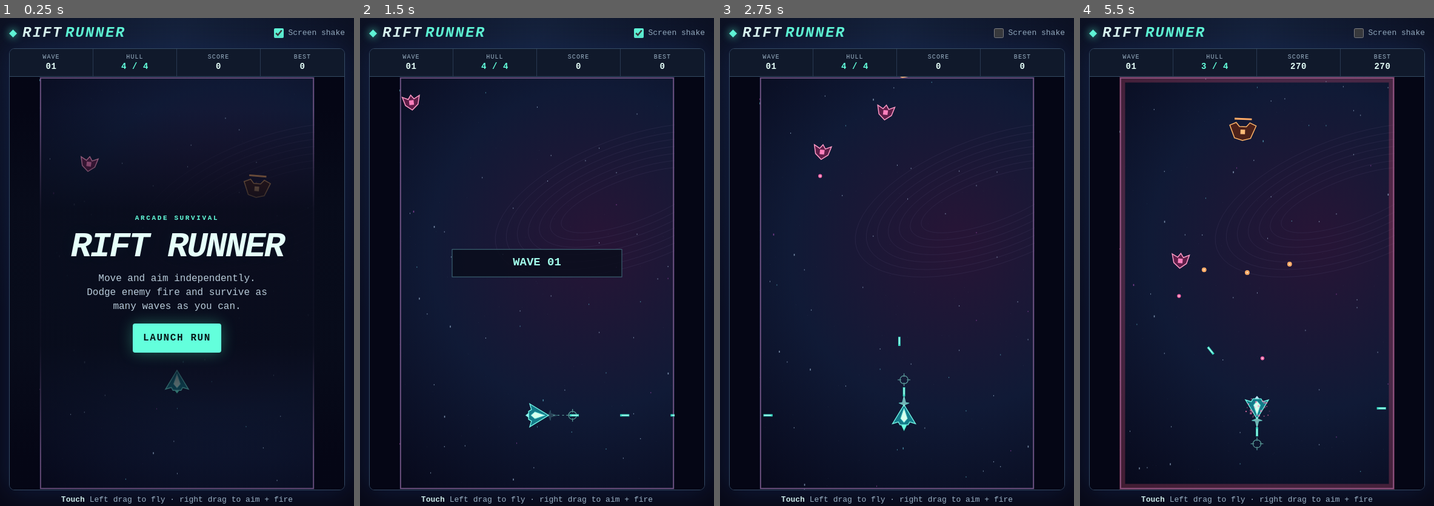
Above: before the commit, frames 1-4 (left to right).
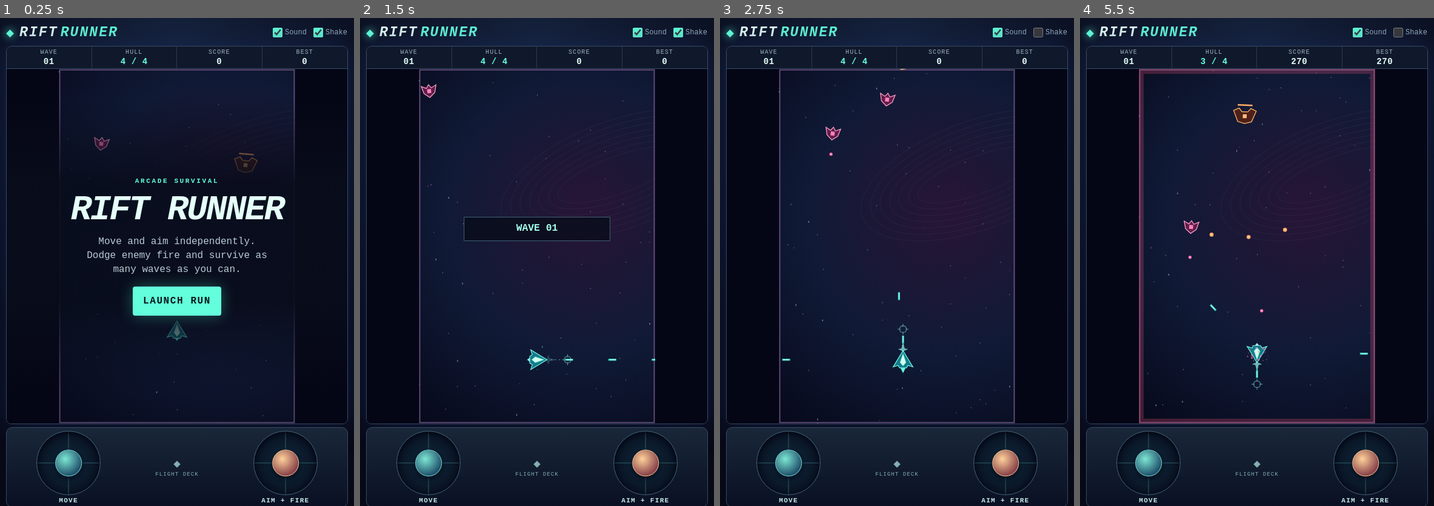
Above: after the commit, the same moments.

Repository: gambizt3-dev/rift-runner
Game: browser game, page index.html
Two runs of this game, one before a commit and one after it. Both use one fixed random seed, a clock stepped at 60 frames per second and the inputs below.
Inputs (mouse positions are in pixels of both pictures, inside the frame that each line leads up to; where the layout moved, square brackets give the same spot in the first picture):
- Up to frame 1 (0.25 s): no input
- Up to frame 2 (1.5 s): click "LAUNCH RUN" at 0.27 s; hold Right from 1.03 s (still down); click (537, 281) [537, 325] at 1.07 s; tap Space at 1.1 s
- Up to frame 3 (2.75 s): release Right at 1.53 s; hold Down 1.58-1.85 s; tap Space at 1.6, 2.1, 2.6 s; click (829, 213) [829, 242] at 1.67 s; hold Left 1.9-2.47 s; click (1038, 32) [999, 32] at 2.02 s; click (964, 193) [964, 222] at 2.27 s; tap D at 2.52 s; hold Up from 2.52 s (still down)
- Up to frame 4 (5.5 s): release Up at 2.82 s; click (1306, 315) [1306, 364] at 2.87 s; hold Right 2.87-3.53 s; tap Space every 0.5 s from 3.1 to 5.1 s; click (1172, 335) [1172, 384] at 3.47 s; tap A at 3.52 s; hold Up 3.58-3.82 s; hold Left 3.87-4.3 s; click (1257, 174) [1257, 198] at 4.07 s; hold Down 4.35-4.68 s; click (1147, 462) at 4.52 s, where only the run after the commit has a clickable "Move joystick"; tap W at 4.52 s; click (1359, 262) [1356, 305] at 4.67 s; hold Right 4.73-5.23 s; click (1154, 247) [1157, 281] at 5.27 s; hold Down from 5.28 s (still down)

The runs differ from the first frame. In frame 1, 15% of the frame differs, in the area x 1-99%, y 1-100%; in frame 2, 14%; in frame 3, 14%; in frame 4, 19%.

Commit message:
Move touch controls below the arena and add arcade sound

Diff:
--- a/game.js
+++ b/game.js
@@ -1,6 +1,6 @@
 'use strict';
 (() => {
-const canvas=document.getElementById('game'),hud=document.ge …(74 unchanged characters)… =document.getElementById('screen-shake');
+const canvas=document.getElementById('game'),hud=document.ge …(74 unchanged characters)… =document.getElementById('screen-shake'),movePad=document.getElementById('move-pad'),aimPad=document.getElementById('aim-pad'),soundSwitch=document.getElementById('sound-on');
 if(!canvas||!hud||!overlay)return;
 const g=canvas.getContext('2d',{alpha:false});
 if(!g){overlay.textContent='This browser cannot display the game canvas.';return;}
@@ -10,6 +10,49 @@
 const motion=window.matchMedia?.('(prefers-reduced-motion: reduce)');
 if(shakeSwitch&&motion?.matches)shakeSwitch.checked=false;
 motion?.addEventListener?.('change',e=>{if(e.matches&&shakeSwitch)shakeSwitch.checked=false;});
+const soundKey='rift-runner.sound.v1';
+function preferredSound(){try{const stored=localStorage.getItem(soundKey);if(stored==='on'||stored==='off')return stored==='on';}catch{}return soundSwitch?.checked??true;}
+let soundOn=preferredSound(),audio=null,master=null,openingAudio=false;
+const voices=new Set(),masterLevel=.28;
+if(soundSwitch)soundSwitch.checked=soundOn;
+function unlockAudio(){
+ if(!soundOn)return;
+ try{
+  if(!audio||audio.state==='closed'){
+   const AudioCtx=window.AudioContext||window.webkitAudioContext;if(!AudioCtx)return;
+   audio=new AudioCtx();master=audio.createGain();master.gain.value=masterLevel;master.connect(audio.destination);
+  }
+  if(audio.state!=='running'&&!openingAudio){
+   openingAudio=true;
+   Promise.resolve(audio.resume()).catch(()=>{}).finally(()=>{openingAudio=false;});
+  }
+ }catch{openingAudio=false;}
+}
+soundSwitch?.addEventListener('change',()=>{
+ soundOn=soundSwitch.checked;
+ try{localStorage.setItem(soundKey,soundOn?'on':'off');}catch{}
+ if(master){try{master.gain.value=soundOn?masterLevel:0;}catch{}}
+ if(soundOn)unlockAudio();
+});
+function tone(type,from,to,duration,volume,delay=0){
+ if(!soundOn||!master||audio?.state!=='running'||voices.size>=11||document.hidden)return;
+ let note,level;
+ try{
+  const t=audio.currentTime+delay;
+  note=audio.createOscillator();level=audio.createGain();note.type=type;
+  note.frequency.setValueAtTime(from,t);note.frequency.exponentialRampToValueAtTime(to,t+duration);
+  level.gain.setValueAtTime(.001,t);level.gain.linearRampToValueAtTime(volume,t+.007);level.gain.exponentialRampToValueAtTime(.001,t+duration);
+  note.connect(level);level.connect(master);voices.add(note);
+  note.onended=()=>{voices.delete(note);try{note.disconnect();level.disconnect();}catch{}};
+  note.start(t);note.stop(t+duration+.012);
+ }catch{if(note)voices.delete(note);try{note?.disconnect();level?.disconnect();}catch{}}
+}
+function sound(kind){
+ if(kind==='shot')tone('square',490,210,.065,.12);
+ if(kind==='hit')tone('triangle',730,160,.067,.15);
+ if(kind==='blast'){tone('sawtooth',145,43,.19,.20);tone('triangle',82,33,.22,.20,.017);}
+ if(kind==='damage'){tone('square',218,66,.14,.17);tone('triangle',290,110,.17,.18,.025);}
+}
 const stars=Array.from({length:150},(_,i)=>({x:(i*107+i*i*11)%W,y:(i*173+i*i*7)%H,r:i%17===0?1.65:i%3===0?1.04:.44,d:18+(i%13)*7,h:i%5===0?'#67c3d6':i%7===0?'#b853c2':'#b4d1ed'}));
 let best=past(),state='menu',p,wave,score,remaining,spawnIn,shotDue,elapsed=0,last=0,flash=0,shake=0,frame=0,nextWaveIn=0,waveCue=0,movePtr=null,aimPtr=null,mousePtr=null,mousePoint=null,tapAim=null,scale=1,dx=0,dy=0,cssScale=1,viewW=1,viewH=1,hiDpi=1;
 let shots=[],foeShots=[],foes=[],sparks=[],recoil=0,shotKick=0;
@@ -25,7 +68,12 @@
 function menu(title,copy,action,label,kicker){
  overlay.hidden=false;overlay.innerHTML='<p class="rift-kicker">'+kicker+'</p><h2>'+title+'</h2><p>'+copy+'</p>'+button(label,action,action==='start'?'start':'');
 }
-function clearInput(){keys.clear();movePtr=null;aimPtr=null;mousePtr=null;mousePoint=null;tapAim=null;}
+function clearInput(){
+ const release=[[movePad,movePtr?.id],[aimPad,aimPtr?.id],[canvas,mousePtr]];
+ keys.clear();movePtr=null;aimPtr=null;mousePtr=null;mousePoint=null;tapAim=null;
+ showStick(movePad);showStick(aimPad);
+ for(const [pad,id] of release)if(id!==null&&id!==undefined){try{pad?.releasePointerCapture?.(id);}catch{}}
+}
 function record(){if(score>best){best=score;try{localStorage.setItem(save,String(best));}catch{}}}
 function liveFocus(){canvas.focus({preventScroll:true});}
 function start(){
@@ -51,15 +99,15 @@
 overlay.addEventListener('click',ev=>{
  const bt=ev.target.closest('[data-rift]');if(!bt)return;
  const a=bt.dataset.rift;
- if(a==='start'&&['menu','dead'].includes(state))start();
- else if(a==='resume'&&state==='pause')pause();
+ if(a==='start'&&['menu','dead'].includes(state)){unlockAudio();start();}
+ else if(a==='resume'&&state==='pause'){unlockAudio();pause();}
 });
 const keyAim=()=>[Number(has('ArrowRight'))-Number(has('ArrowLeft')),Number(has('ArrowDown'))-Number(has('ArrowUp'))];
 const flightKeys=new Set(['KeyA','KeyW','KeyD','KeyS','ArrowUp','ArrowDown','ArrowLeft','ArrowRight','Space']);
 window.addEventListener('keydown',e=>{
  if(['Escape','KeyP'].includes(e.code)&&!e.repeat&&['play','pause'].includes(state)){e.preventDefault();pause();return;}
  if(state!=='play'||!flightKeys.has(e.code)||e.code==='Space'&&document.activeElement!==canvas)return;
- e.preventDefault();keys.add(e.code);
+ e.preventDefault();if(!e.repeat)unlockAudio();keys.add(e.code);
  if(!e.repeat&&e.code.startsWith('Arrow')){const [x,y]=keyAim();if(x||y)tapAim=p.aim=Math.atan2(y,x);}
  if(!e.repeat&&e.code==='Space')tapAim=p.aim;
 },{passive:false});
@@ -74,41 +122,54 @@
  const vx=x-p.x,vy=y-p.y;
  return Math.hypot(vx,vy)>9?Math.atan2(vy,vx):p.aim;
 }
-function capture(e){try{canvas.setPointerCapture(e.pointerId);}catch{}}
+function capture(pad,e){try{pad.setPointerCapture(e.pointerId);}catch{}}
+function showStick(pad,v=null){
+ if(!pad)return;
+ pad.style.setProperty('--stick-x',(v?.dx??0).toFixed(1)+'px');
+ pad.style.setProperty('--stick-y',(v?.dy??0).toFixed(1)+'px');
+ if(v)pad.dataset.active='true';else delete pad.dataset.active;
+}
+function stickVector(pad,e){
+ const box=pad.getBoundingClientRect(),x=e.clientX-box.left-box.width/2,y=e.clientY-box.top-box.height/2,m=Math.hypot(x,y);
+ const radius=clamp(Math.min(box.width,box.height)*.30,13,34),dead=radius*.19;
+ const power=clamp((m-dead)/(radius-dead),0,1),u=m?x/m:0,v=m?y/m:0;
+ return {x:u*power,y:v*power,dx:u*Math.min(radius,m),dy:v*Math.min(radius,m),angle:m>dead?Math.atan2(y,x):null};
+}
+function connectPad(pad,forAim){
+ if(!pad)return;
+ const update=e=>{
+  const cursor=forAim?aimPtr:movePtr;
+  const v=stickVector(pad,e);Object.assign(cursor,v);showStick(pad,v);
+  if(forAim&&v.angle!==null){p.aim=v.angle;if(tapAim!==null)tapAim=p.aim;}
+ };
+ pad.addEventListener('pointerdown',e=>{
+  if(state!=='play'||e.button>0||(forAim?aimPtr:movePtr))return;
+  const other=forAim?movePtr:aimPtr;if(other?.id===e.pointerId)return;
+  e.preventDefault();unlockAudio();capture(pad,e);
+  if(forAim){aimPtr={id:e.pointerId};tapAim=p.aim;}else movePtr={id:e.pointerId};
+  update(e);
+ });
+ pad.addEventListener('pointermove',e=>{
+  if(state!=='play'||(forAim?aimPtr:movePtr)?.id!==e.pointerId)return;
+  e.preventDefault();update(e);
+ });
+ for(const event of ['pointercancel','pointerup','lostpointercapture'])pad.addEventListener(event,e=>{
+  if((forAim?aimPtr:movePtr)?.id!==e.pointerId)return;
+  if(forAim){aimPtr=null;if(event!=='pointerup')tapAim=null;}else movePtr=null;
+  showStick(pad);
+ });
+}
+connectPad(movePad,false);connectPad(aimPad,true);
 canvas.addEventListener('pointerdown',e=>{
- if(state!=='play'||e.button>0)return;
- const field=fieldPoint(e);
- if(e.pointerType==='mouse'){
-  if(mousePtr!==null)return;
-  e.preventDefault();liveFocus();mousePtr=e.pointerId;mousePoint=field;p.aim=angleTo(field.x,field.y);tapAim=p.aim;capture(e);return;
- }
- if(field.x<W/2){
-  if(movePtr)return;
-  e.preventDefault();movePtr={id:e.pointerId,x:e.clientX,y:e.clientY};capture(e);
- }else{
-  if(aimPtr)return;
-  e.preventDefault();aimPtr={id:e.pointerId,x:e.clientX,y:e.clientY};p.aim=angleTo(field.x,field.y);tapAim=p.aim;capture(e);
- }
+ if(state!=='play'||e.pointerType!=='mouse'||e.button>0||mousePtr!==null)return;
+ const q=fieldPoint(e);e.preventDefault();liveFocus();unlockAudio();mousePtr=e.pointerId;mousePoint=q;p.aim=angleTo(q.x,q.y);tapAim=p.aim;capture(canvas,e);
 });
 canvas.addEventListener('pointermove',e=>{
- if(state!=='play')return;
- if(e.pointerType==='mouse'){
-  const q=fieldPoint(e);mousePoint=q;
-  if(!aimPtr)p.aim=angleTo(q.x,q.y);return;
- }
- if(movePtr?.id===e.pointerId){
-  e.preventDefault();const tx=(e.clientX-movePtr.x)/cssScale,ty=(e.clientY-movePtr.y)/cssScale;
-  p.x=clamp(p.x+tx*1.15,21,W-21);p.y=clamp(p.y+ty*1.15,45,H-25);p.vx=tx*12;p.vy=ty*12;
-  movePtr.x=e.clientX;movePtr.y=e.clientY;
- }else if(aimPtr?.id===e.pointerId){
-  e.preventDefault();const ax=e.clientX-aimPtr.x,ay=e.clientY-aimPtr.y;
-  if(Math.hypot(ax,ay)>7){p.aim=Math.atan2(ay,ax);if(tapAim!==null)tapAim=p.aim;}
- }
+ if(state!=='play'||e.pointerType!=='mouse')return;
+ const q=fieldPoint(e);mousePoint=q;if(!aimPtr)p.aim=angleTo(q.x,q.y);
 });
 for(const event of ['pointercancel','pointerup','lostpointercapture'])canvas.addEventListener(event,e=>{
- if(movePtr?.id===e.pointerId)movePtr=null;
- if(aimPtr?.id===e.pointerId){aimPtr=null;if(event==='pointercancel')tapAim=null;}
- if(mousePtr===e.pointerId){mousePtr=null;if(event==='pointercancel')tapAim=null;}
+ if(mousePtr===e.pointerId){mousePtr=null;if(event!=='pointerup')tapAim=null;}
 });
 function layout(){
  const box=canvas.getBoundingClientRect();
@@ -132,7 +193,7 @@
 const hit=(a,b,r)=>Math.hypot(a.x-b.x,a.y-b.y)<r;
 function damage(x,y){
  if(!p||p.inv>0)return;
- p.hp--;p.inv=.85;flash=.22;kick(.28);blast(x,y,'#ff79b1',26,1.2);
+ p.hp--;p.inv=.85;flash=.22;kick(.28);sound('damage');blast(x,y,'#ff79b1',26,1.2);
  updateHud();if(p.hp===0)dead();
 }
 function pew(f){
@@ -144,10 +205,8 @@
 }
 function simulate(dt){
  p.inv-=dt;spawnIn-=dt;shotDue-=dt;waveCue=Math.max(0,waveCue-dt);
- if(!movePtr){
-  const x=Number(has('KeyD'))-Number(has('KeyA')),y=Number(has('KeyS'))-Number(has('KeyW')),m=Math.hypot(x,y)||1;
-  p.vx=x/m*p.speed;p.vy=y/m*p.speed;p.x=clamp(p.x+p.vx*dt,21,W-21);p.y=clamp(p.y+p.vy*dt,42,H-24);
- }else p.vx*=Math.pow(.05,dt);
+ const x=movePtr?.x??(Number(has('KeyD'))-Number(has('KeyA'))),y=movePtr?.y??(Number(has('KeyS'))-Number(has('KeyW'))),m=Math.max(1,Math.hypot(x,y));
+ p.vx=x/m*p.speed;p.vy=y/m*p.speed;p.x=clamp(p.x+p.vx*dt,21,W-21);p.y=clamp(p.y+p.vy*dt,42,H-24);
  if(nextWaveIn>0){nextWaveIn-=dt;if(nextWaveIn<=0){wave++;beginWave();}}
  if(remaining>0&&spawnIn<=0){enter();remaining--;spawnIn=Math.max(.33,1.04-wave*.055);}
  const [ax,ay]=keyAim();
@@ -157,7 +216,7 @@
   const a=(ax||ay||aimPtr||mousePtr!==null||has('Space'))?p.aim:tapAim;
   const ux=Math.cos(a),uy=Math.sin(a);p.aim=a;
   shots.push({x:p.x+ux*20,y:p.y+uy*20,vx:ux*480,vy:uy*480,a,d:p.damage});
-  tapAim=null;recoil=.10;if(shotKick<=0){kick(.065);shotKick=.21;}
+  tapAim=null;sound('shot');recoil=.10;if(shotKick<=0){kick(.065);shotKick=.21;}
   shotDue=p.cool;
  }
  for(const f of foes){
@@ -168,13 +227,13 @@
    f.x=clamp(f.center+Math.sin(f.age*(f.tank?1.1:2.2)+f.seed)*(f.tank?35:50),21,W-21);
   }
   if(f.age>f.next&&f.y>42&&f.y<p.y+10){pew(f);f.next=f.age+Math.max(.65,(f.tank?1.7:2.2)-wave*.07)+rand(0,.35);}
-  if(hit(f,p,f.r+11)){f.hp=0;blast(f.x,f.y,'#ffae64',18);damage(p.x,p.y);}
+  if(hit(f,p,f.r+11)){f.hp=0;sound('blast');blast(f.x,f.y,'#ffae64',18);damage(p.x,p.y);}
   if(state!=='play')return;
  }
  for(const b of shots){b.y+=b.vy*dt;b.x+=b.vx*dt;for(const f of foes){
   if(f.hp<=0||!hit(f,b,f.r+3))continue;
   b.spent=true;f.hp-=b.d;blast(b.x,f.y,f.hp<=0?'#ffc47d':'#70ffe5',f.hp<=0?20:5,f.tank?1.22:1);
-  if(f.hp<=0){kick(f.tank?.22:.14);score+=(f.tank?175:80)+wave*10;record();updateHud();}break;
+  if(f.hp<=0){sound('blast');kick(f.tank?.22:.14);score+=(f.tank?175:80)+wave*10;record();updateHud();}else sound('hit');break;
  }}
  for(const b of foeShots){b.x+=b.vx*dt;b.y+=b.vy*dt;if(hit(b,p,12)){b.y=H+100;damage(p.x,p.y);if(state!=='play')return;}}
  shots=shots.filter(b=>!b.spent&&b.y>-25&&b.y<H+25&&b.x>-25&&b.x<W+25);
--- a/index.html
+++ b/index.html
@@ -13,7 +13,10 @@
 <main class="cabinet">
 <header class="topline">
 <div class="brand"><span aria-hidden="true" class="mark">◆</span><h1>RIFT<span>RUNNER</span></h1></div>
-<label class="toggle"><input id="screen-shake" type="checkbox" checked> <span>Screen shake</span></label>
+<div class="settings" aria-label="Game settings">
+<label class="toggle"><input id="sound-on" type="checkbox" checked> <span>Sound</span></label>
+<label class="toggle"><input id="screen-shake" type="checkbox" checked> <span>Shake</span></label>
+</div>
 </header>
 <section class="machine" aria-label="Single-stage space shooter">
 <aside id="hud" aria-live="off" aria-label="Run status"></aside>
@@ -22,7 +25,12 @@
 <div id="overlay"></div>
 </div>
 </section>
-<footer id="controls"><span><b>Touch</b> Left drag to fly · right drag to aim + fire</span><span><b>Desktop</b> WASD to fly · arrows or hold mouse to aim + fire</span></footer>
+<div class="flight-deck" aria-label="Touch flight controls">
+<div class="pad-side"><button class="pad" id="move-pad" type="button" aria-label="Move joystick" aria-describedby="move-guide"><span class="thumb" aria-hidden="true"></span></button><span id="move-guide">MOVE</span></div>
+<div class="deck-center" aria-hidden="true"><span>◆</span><small>FLIGHT DECK</small></div>
+<div class="pad-side"><button class="pad" id="aim-pad" type="button" aria-label="Aim and fire joystick" aria-describedby="fire-guide"><span class="thumb" aria-hidden="true"></span></button><span id="fire-guide">AIM + FIRE</span></div>
+</div>
+<footer id="controls"><span><b>Touch</b> Use the two sticks below the arena</span><span><b>Desktop</b> WASD to fly · arrows or hold mouse to aim + fire</span></footer>
 </main>
 </body>
 </html>
--- a/style.css
+++ b/style.css
@@ -23,3 +23,27 @@
 #controls{justify-content:center;text-align:center}
 @media(pointer:coarse){#controls span+span{display:none}#controls{font-size:13px}}
 @media(pointer:fine){#controls span:first-child{display:none}}
+.settings{display:flex;align-items:center;gap:8px}
+.settings .toggle{min-height:34px;padding:0 1px}
+.flight-deck{display:none}
+@media(pointer:coarse),(hover:none){
+ body{align-items:center}
+ .cabinet{padding-inline:8px;gap:5px}
+ .topline{min-height:33px}
+ .brand h1{font-size:clamp(15px,4vw,23px)}
+ .settings .toggle{font-size:12px;gap:1px}
+ .settings{gap:5px}
+ .stage{height:min(710px,calc((100vw - 18px) * 1.5),calc(100svh - 222px - env(safe-area-inset-bottom) - env(safe-area-inset-top)));min-height:160px}
+ #hud{min-height:37px}
+ .rift-stat{font-size:10px}
+ .flight-deck{display:flex;align-items:center;justify-content:space-around;gap:8px;padding:5px 8px 4px;border:1px solid #354b64;border-radius:10px;background:linear-gradient(#192739,#0a1023);touch-action:none;user-select:none;-webkit-user-select:none}
+ .pad-side{display:grid;justify-items:center;gap:3px;letter-spacing:.12em;font-weight:750;font-size:11px;color:#c5e9e8}
+ .pad{--stick-x:0px;--stick-y:0px;position:relative;display:block;width:clamp(72px,22vw,106px);height:clamp(72px,22vw,106px);border-radius:50%;border:1px solid #43657b;background:linear-gradient(90deg,transparent 49%,#44818a55 49%,#44818a55 51%,transparent 51%),linear-gradient(transparent 49%,#44818a55 49%,#44818a55 51%,transparent 51%),radial-gradient(circle,#102e42,#080e1d 78%);box-shadow:inset 0 2px 9px #020613;touch-action:none;cursor:grab;overscroll-behavior:none;-webkit-tap-highlight-color:transparent}
+ .thumb{pointer-events:none;display:block;position:absolute;left:50%;top:50%;width:42%;aspect-ratio:1;border-radius:50%;transform:translate(calc(-50% + var(--stick-x)),calc(-50% + var(--stick-y)));border:1px solid #79ded0;background:radial-gradient(circle at 37% 34%,#7de6d3,#23566f 70%);box-shadow:0 3px 10px #030818}
+ .pad[data-active=true]{border-color:#7df5dd}
+ #aim-pad .thumb{border-color:#ffc489;background:radial-gradient(circle at 37% 34%,#ffd19a,#8c474d 70%)}
+ .deck-center{display:grid;gap:3px;justify-items:center;color:#83adae;font-size:15px}.deck-center small{font-size:9px;text-align:center;letter-spacing:.12em}
+ #controls span:first-child{display:block}
+ #controls span+span{display:none}
+}
+@media(pointer:coarse) and (orientation:landscape) and (max-height:530px){.flight-deck{padding:2px}.pad{width:49px;height:49px}.stage{height:calc(100svh - 171px - env(safe-area-inset-bottom));min-height:90px}.pad-side{font-size:9px}.cabinet{max-width:500px}#controls{display:none}}
